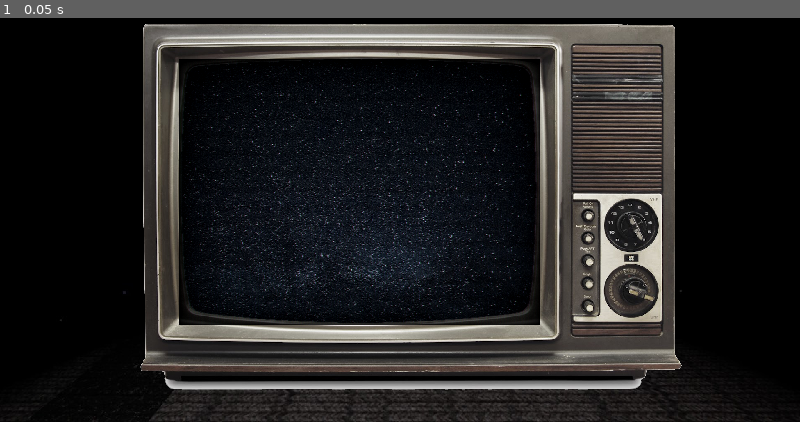
Above: before the commit, frame 1.
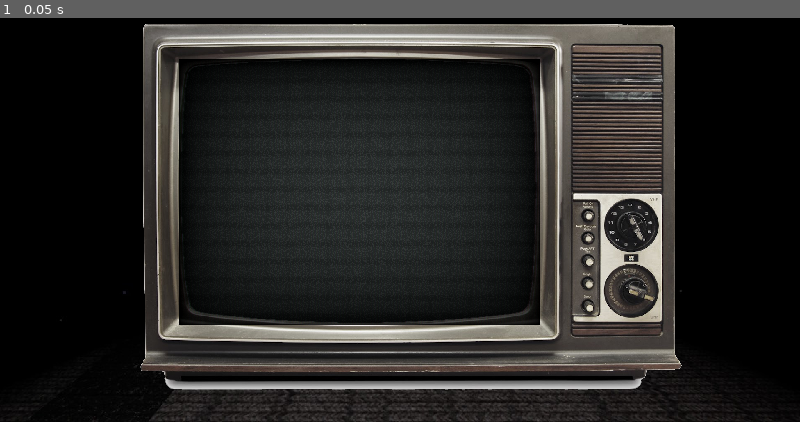
Above: after the commit, the same moment.

Repository: Dynamic-Weather-Systems/MoonWare
Game: Godot game, scene res://scenes/main_scene.tscn
The game is run twice, just before and just after one commit, with the same random seed, the same clock (stepped at 60 frames per second) and the same inputs.
Inputs:
- Up to frame 1 (0.05 s): no input

The runs differ from the first frame. In frame 1, 8.9% of the frame differs, in the area x 23-67%, y 10-76%.

Commit message:
Update main_scene.tscn

Diff:
--- a/moonware/scenes/main_scene.tscn
+++ b/moonware/scenes/main_scene.tscn
@@ -1,10 +1,9 @@
-[gd_scene load_steps=8 format=3 uid="uid://w4fkroo78can"]
+[gd_scene load_steps=7 format=3 uid="uid://w4fkroo78can"]
 
 [ext_resource type="Texture2D" uid="uid://cjh6ymwxvvcos" path="res://Assets/Art/black room.jpg" id="1_5n1j4"]
 [ext_resource type="Texture2D" uid="uid://b8h1go2aktdv8" path="res://Assets/Art/television.png" id="2_glg3e"]
 [ext_resource type="Shader" path="res://Assets/Shaders/vhs_shader.gdshader" id="3_a3ver"]
 [ext_resource type="FontFile" uid="uid://bkyjfo6cxbj1v" path="res://Assets/Fonts/BLASTIMO SANS.ttf" id="3_r5jth"]
-[ext_resource type="Texture2D" uid="uid://ba6w8e82k2don" path="res://Assets/Art/ResTest/lowcontrastmedres11.jpg" id="4_l8s0x"]
 
 [sub_resource type="ShaderMaterial" id="ShaderMaterial_os521"]
 shader = ExtResource("3_a3ver")
@@ -98,7 +97,6 @@
 anchor_bottom = 1.0
 grow_horizontal = 2
 grow_vertical = 2
-texture = ExtResource("4_l8s0x")
 expand_mode = 1
 
 [node name="MainMenuUI" type="Control" parent="TVTextureRect/MarginContainer/Control/Screen"]
